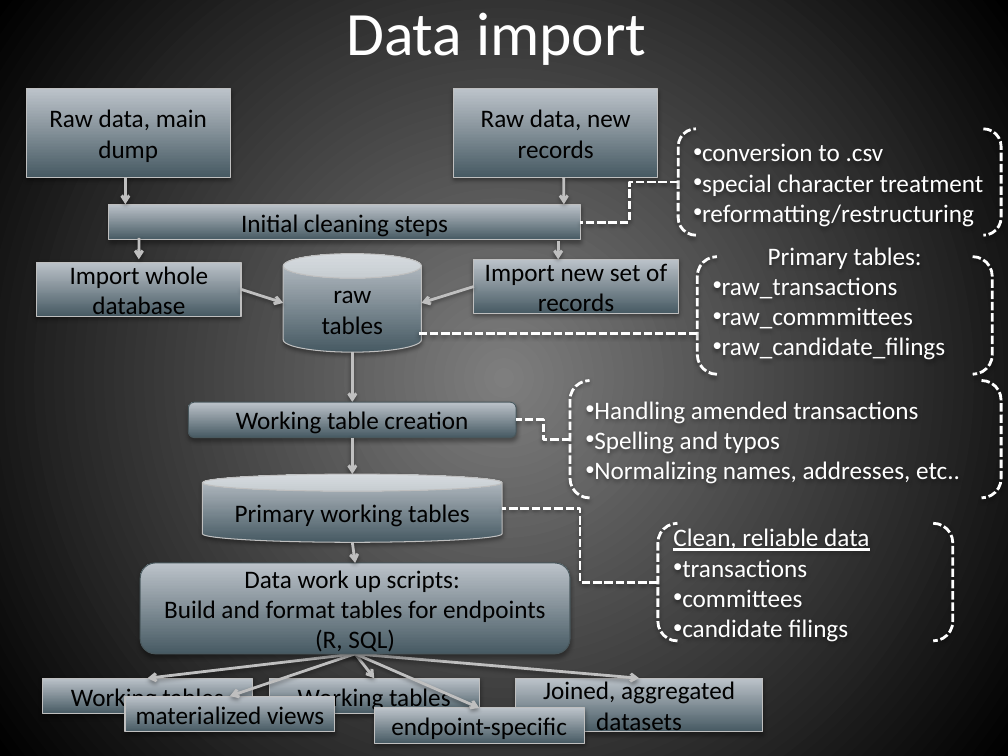
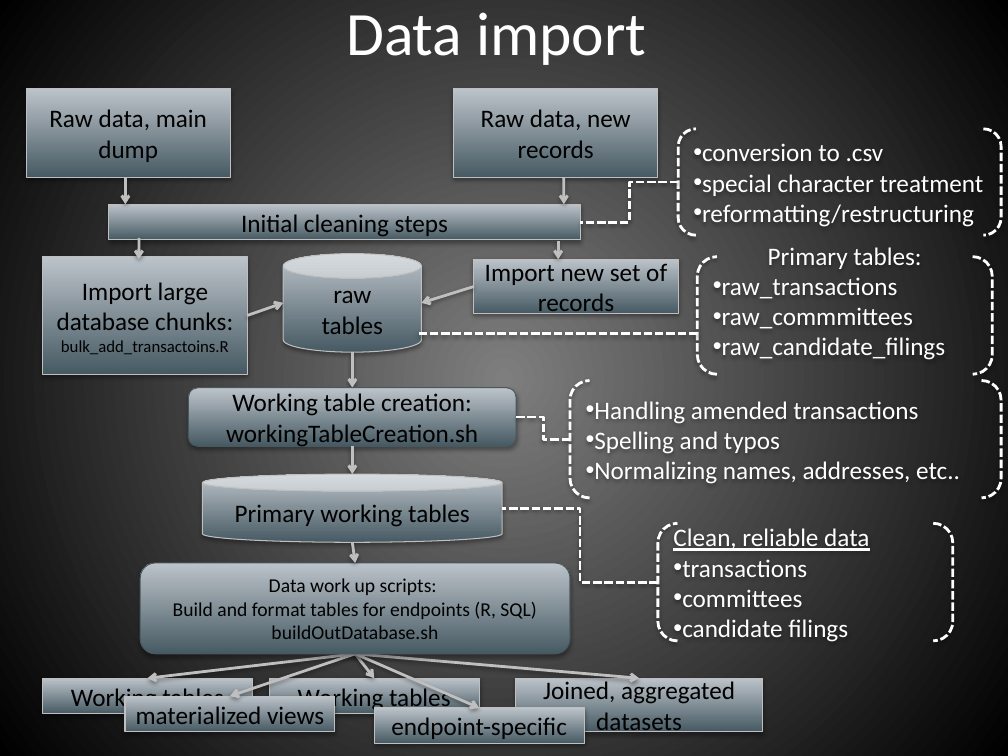
Before and after one commit to hackoregon/btc-backend, a slide deck: slide 4 of infrastructure.pptx. Drawn at 1008x756 pixels with LibreOffice and Linux fonts; fonts in the diff are those of the drawing. Boxes give left, top, right and bottom in pixels: in the first picture for what was removed or moved away, otherwise in the second. Text is boxed around its words. In the diff, an @@ line names an element or a change of style, - is before the commit and + after.

Commit message:
v3.0 new infrastructure
Facilitates automatic scraping and import as well as easy addition of
new data in bulk

```diff
--- a/infrastructure.pptx
+++ b/infrastructure.pptx
@@ rectangle "Import large database chunks:": place and size @@
-rectangle "Import large database chunks:" at (37, 262, 242, 317)
+rectangle "Import large database chunks:" at (43, 257, 248, 375)
@@ text in rectangle at (57, 282, 233, 354): text changed @@
-Import whole database
+Import large database chunks:
+bulk_add_transactoins.R
@@ arrow moved from (241, 289) - (283, 303) to (247, 316) - (283, 303) @@
@@ arrow moved from (353, 352) - (353, 402) to (353, 352) - (353, 388) @@
@@ rounded rectangle "Working table creation:": place and size @@
-rounded rectangle "Working table creation:" at (188, 402, 516, 437)
+rounded rectangle "Working table creation:" at (188, 388, 516, 447)
@@ text in rounded rectangle at (226, 391, 478, 448): text changed @@
-Working table creation
+Working table creation:
+workingTableCreation.sh
@@ elbow line moved from (571, 439) - (516, 420) to (571, 439) - (516, 417) @@
@@ arrow moved from (353, 437) - (353, 474) to (353, 447) - (353, 474) @@
@@ text in rounded rectangle at (173, 578, 536, 619): size 18 to 14 pt in "Data work up scripts:", "Build and format tables for endpoints (R, ..." @@
@@ text in rounded rectangle at (271, 625, 438, 639): paragraph added @@
+buildOutDatabase.sh
```
Also in this commit, not shown: 2 other slides changed, 4 slides added, 29 other files.
